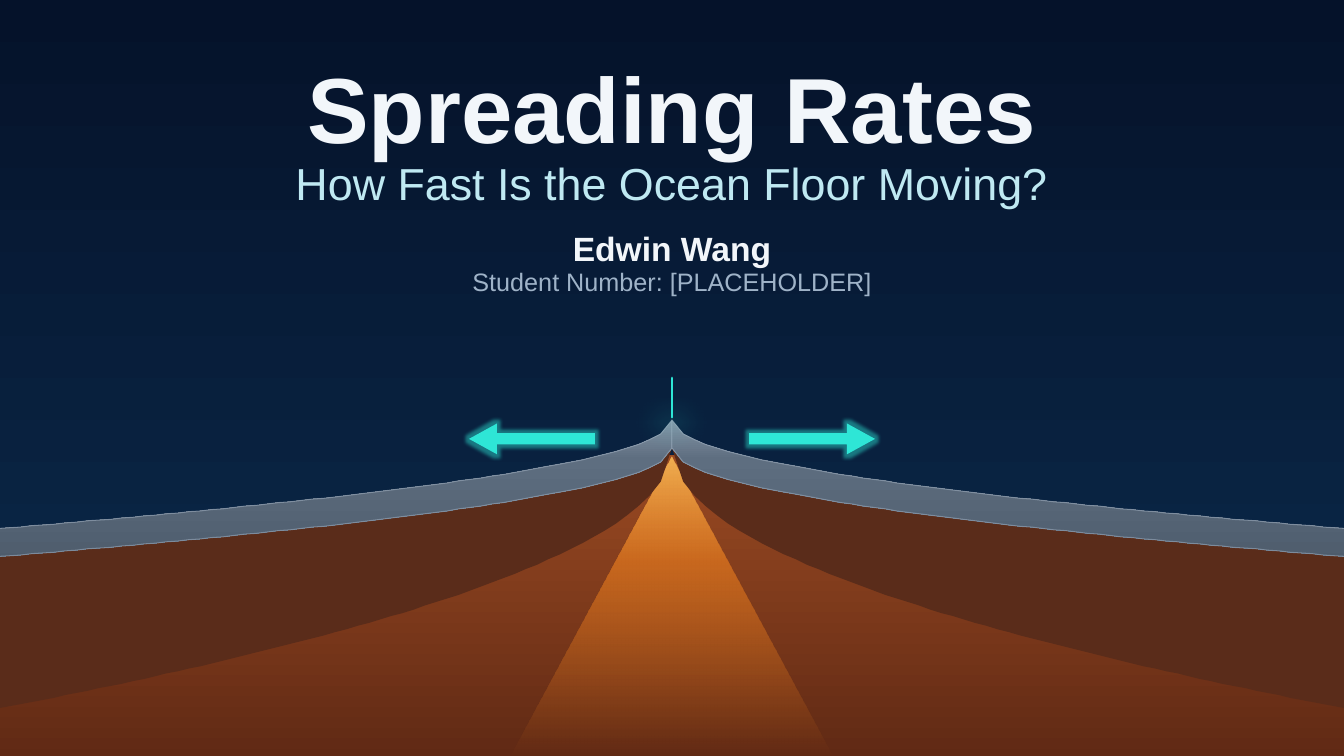
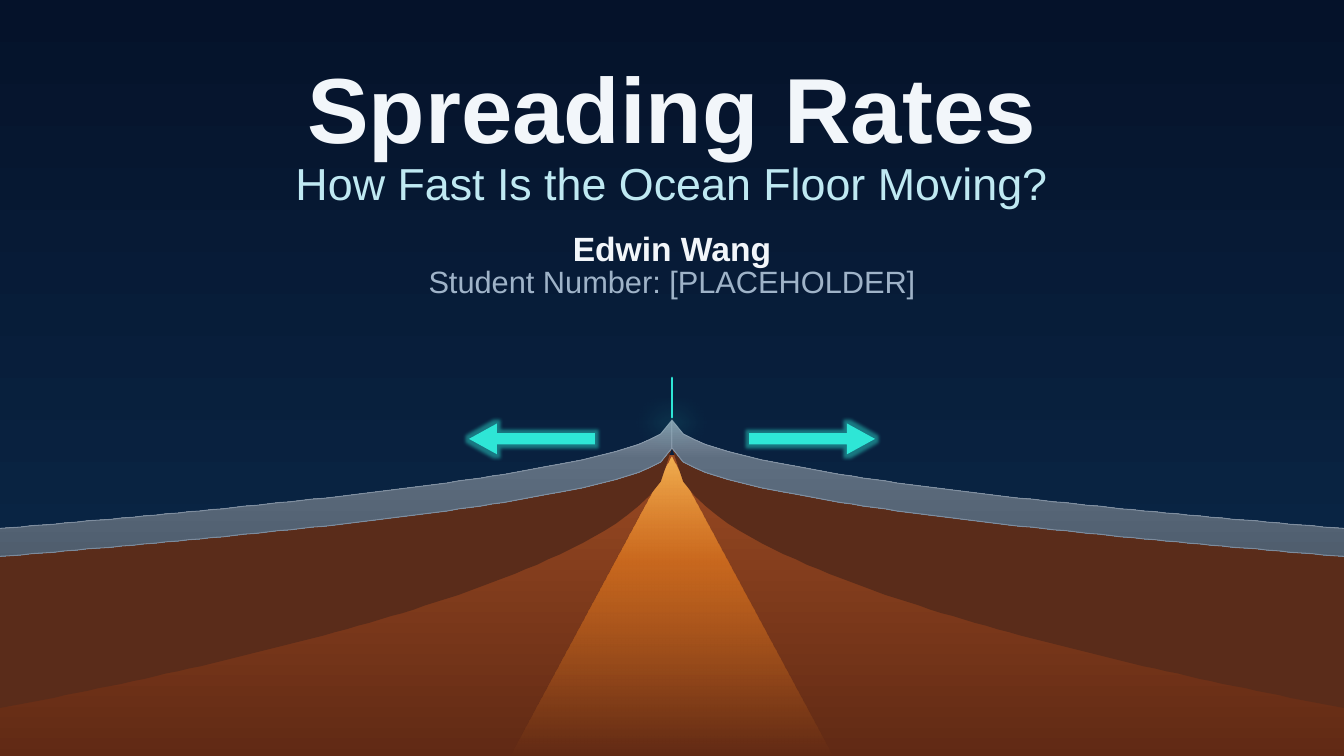
Before and after one commit to manguse4u-star/Wow, a slide deck: slide 1 of deliverables/Spreading_Rates_Animated.pptx. Drawn at 1344x756 pixels with LibreOffice and Linux fonts; fonts in the diff are those of the drawing. Boxes give left, top, right and bottom in pixels: in the first picture for what was removed or moved away, otherwise in the second. Text is boxed around its words. In the diff, an @@ line names an element or a change of style, - is before the commit and + after.

```diff
--- a/deliverables/Spreading_Rates_Animated.pptx
+++ b/deliverables/Spreading_Rates_Animated.pptx
@@ text "Student Number: [PLACEHOLDER]" at <box>429,270,915,299</box>: size 18 to 22 pt @@
```
Also in this commit, not shown: 1 other slide changed, 15 other files.
